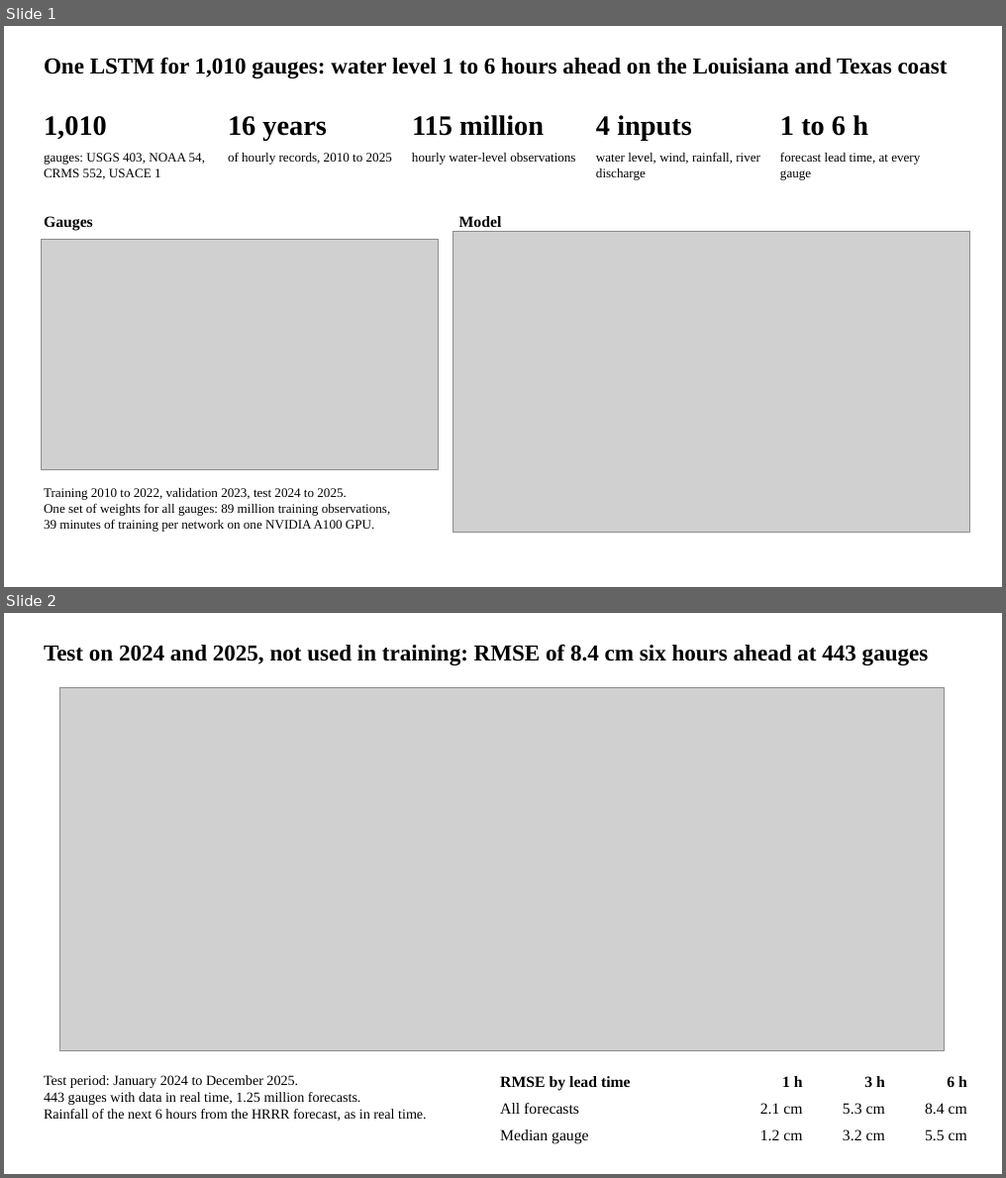
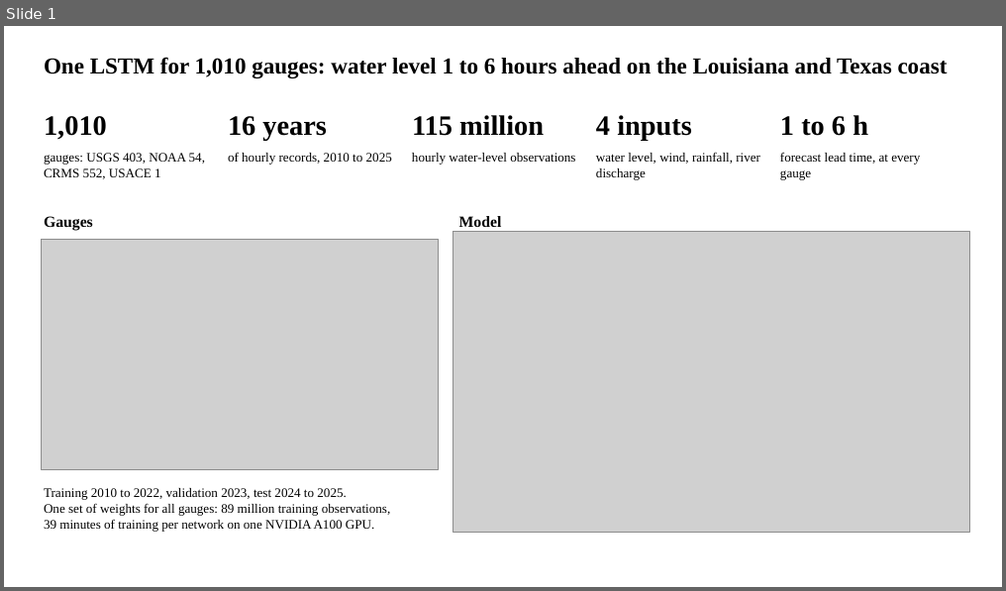
Before and after one commit to LaurenW1997/subdomainLSTM, a slide deck: deliverables/37_agu_lstm.pptx. Shown one above the other, each under a label of ours: slides 1 and 2 before the commit, slide 1 after it. The pictures are 1006x1178 and 1006x591 pixels, drawn with LibreOffice and Linux fonts; fonts in the diff are those of the drawing; grey boxes stand for pictures. Boxes give left, top, right and bottom in pixels: in the first picture for what was removed or moved away, otherwise in the second. Text is boxed around its words. In the diff, an @@ line names an element or a change of style, - is before the commit and + after.

```diff
--- a/deliverables/37_agu_lstm.pptx
+++ b/deliverables/37_agu_lstm.pptx
@@ slide 2 removed at (4,613,1002,1174), background #FFFFFF @@
@@ text removed at (44,644,929,665) @@
-Test on 2024 and 2025, not used in training: RMSE of 8.4 cm six hours ahead at 443 gauges
@@ picture removed at (60,688,944,1051) @@
@@ text removed at (44,1075,427,1121) @@
-Test period: January 2024 to December 2025.
-443 gauges with data in real time, 1.25 million forecasts.
-Rainfall of the next 6 hours from the HRRR forecast, as in real time.
@@ text removed at (500,1076,631,1090) @@
-RMSE by lead time
@@ text removed at (782,1076,803,1087) @@
-1 h
@@ text removed at (864,1076,885,1087) @@
-3 h
@@ text removed at (946,1076,967,1087) @@
-6 h
@@ text removed at (500,1103,579,1114) @@
-All forecasts
@@ text removed at (760,1103,802,1115) @@
-2.1 cm
@@ text removed at (843,1103,885,1114) @@
-5.3 cm
@@ text removed at (925,1103,967,1114) @@
-8.4 cm
@@ text removed at (500,1130,589,1145) @@
-Median gauge
@@ text removed at (760,1130,802,1142) @@
-1.2 cm
@@ text removed at (843,1130,885,1141) @@
-3.2 cm
@@ text removed at (925,1130,967,1141) @@
-5.5 cm
```
Also in this commit, not shown: 2 slides added, 12 other files.
